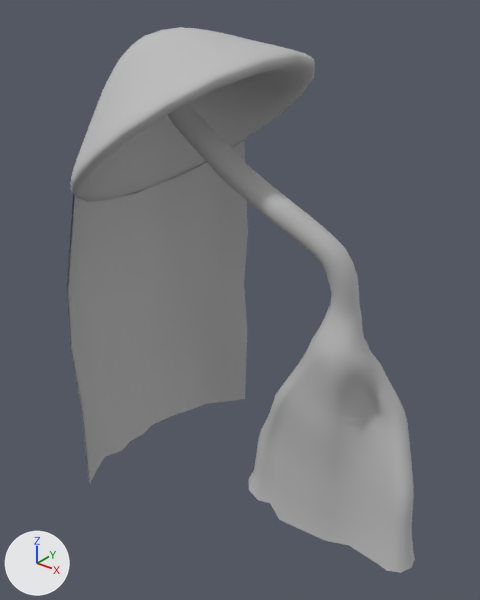
What one commit did to the FBX model Assets/Ressources/FBX/biome_1/MOD_Mushroom_2.fbx.
Both versions are drawn from a 50 mm lens placed at (4.47, -9.21, 9.35), pointed at (-2.27, -0.79, 4.13). Lighting does not change. The marker at lower left points along +X, +Y and +Z. Objects named as collision shapes, trigger or cutter boxes, shadow casters or lower levels of detail are left out. Where no turn or scale is listed for an object, it has been applied to the vertices. Vertices at the same position are counted once.

Objects in the first picture: 'MOD_Mushroom_2_LOD0'.
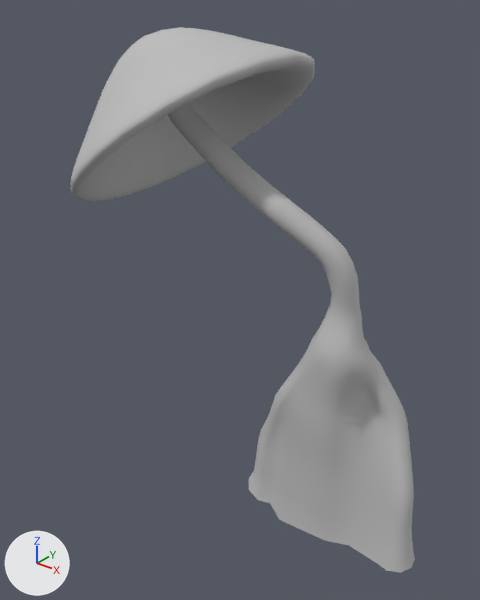
The change, as a diff of the scene's bpy script:
```diff
--- a/Assets/Ressources/FBX/biome_1/MOD_Mushroom_2.fbx.py
+++ b/Assets/Ressources/FBX/biome_1/MOD_Mushroom_2.fbx.py
@@ mat_mat_mushroom_2_at_bottom @@
+mat_mat_mushroom_2_at_bottom = principled_material('MAT_Mushroom_2_at_bottom')
+mat_mat_mushroom_2_at_bottom.base_color = (0.5, 0.5, 0.5)  # grey #bcbcbc
+mat_mat_mushroom_2_at_bottom.roughness = 0.749
@@ mat_mat_mushroom_2_hat_top @@
+mat_mat_mushroom_2_hat_top = principled_material('MAT_Mushroom_2_hat_top')
+mat_mat_mushroom_2_hat_top.base_color = (0.5, 0.5, 0.5)  # grey #bcbcbc
+mat_mat_mushroom_2_hat_top.roughness = 0.749
@@ mat_mat_mushroom_2_roots_3 @@
+mat_mat_mushroom_2_roots_3 = principled_material('MAT_Mushroom_2_roots_3')
+mat_mat_mushroom_2_roots_3.base_color = (0.5, 0.5, 0.5)  # grey #bcbcbc
+mat_mat_mushroom_2_roots_3.roughness = 0.749
@@ me_mesh @@
 # used by ob_mod_mushroom_2_lod0; location = (0.0, 0.0, 0.0)
-me_mesh.from_pydata(...)  # 1964 vertices, 1915 faces; spans x -5.42..1.47, y -2.91..1.86, z -0.26..8.6
+me_mesh.from_pydata(...)  # 1815 vertices, 1795 faces; spans x -5.36..1.47, y -2.91..1.78, z -0.17..8.6
+# me_mesh part 1: the loose piece of 78 vertices spanning x -5.37..-4.06, y -2.63..1.86, z -0.26..6.33 is deleted
+# me_mesh part 2
+# 71 vertices are removed from x -5.42..-4.1, y -2.63..1.86, z -0.26..6.33
+# 76 faces are deleted
+# 16 new faces join them, mat_mat_mushroom_2_hat_top (grey #bcbcbc)
 me_mesh.materials.append(mat_mushroom_2_vine)
 me_mesh.materials.append(mat_mushroom_2_body)
+me_mesh.materials.append(mat_mat_mushroom_2_roots_3)  # grey #bcbcbc
+me_mesh.materials.append(mat_mat_mushroom_2_at_bottom)  # grey #bcbcbc
+me_mesh.materials.append(mat_mat_mushroom_2_hat_top)  # grey #bcbcbc
```

Boxes (x1, y1, x2, y2) around the edits, measured in the pictures (480 x 600 px):
'MOD_Mushroom_2_LOD0', reshaped
    before: (67, 27, 415, 573)
    after: (71, 27, 415, 573)
part 1 of me_mesh, deleted
    before: (68, 141, 248, 483)
part 2 of me_mesh, cut back
    before: (67, 141, 243, 481)
    after: (154, 163, 202, 186)
